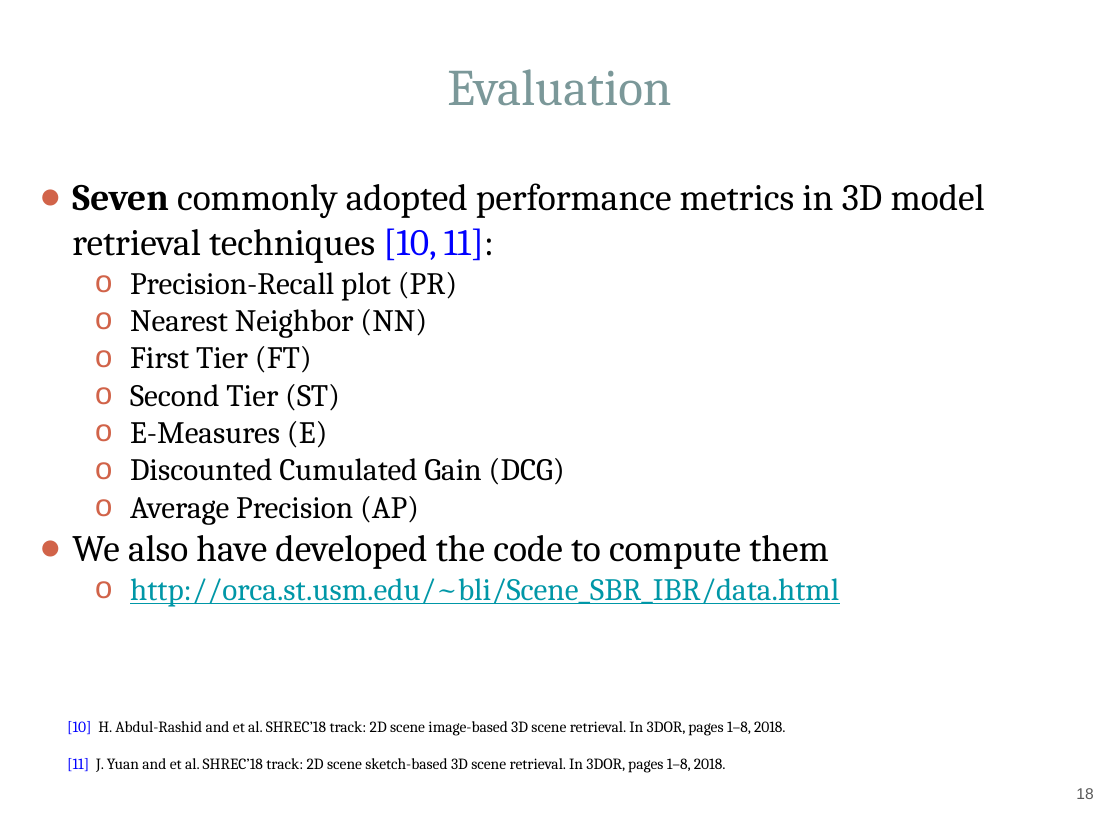
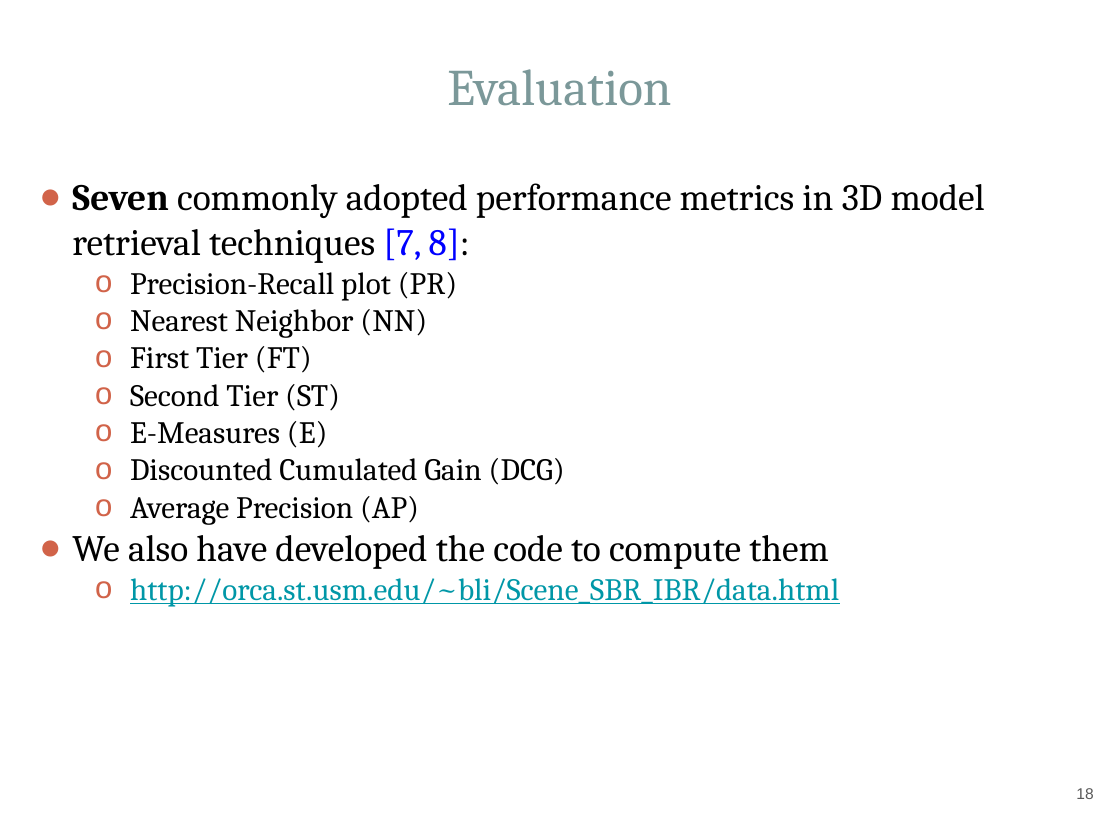
Before and after one commit to Hammania689/shrec_2019, a slide deck: slide 18 of mipr_slides/MIPR.pptx. Drawn at 1120x840 pixels with LibreOffice and Linux fonts; fonts in the diff are those of the drawing. Boxes give left, top, right and bottom in pixels: in the first picture for what was removed or moved away, otherwise in the second. Text is boxed around its words. In the diff, an @@ line names an element or a change of style, - is before the commit and + after.

```diff
--- a/mipr_slides/MIPR.pptx
+++ b/mipr_slides/MIPR.pptx
@@ text at (72,183,985,263): text changed @@
-● Seven commonly adopted performance metrics in 3D model retrieval techniques [10, 11]:
+● Seven commonly adopted performance metrics in 3D model retrieval techniques [7, 8]:
@@ text removed at (67,721,786,773) @@
-[10] H. Abdul-Rashid and et al. SHREC’18 track: 2D scene image-based 3D scene retrieval. In 3DOR, pages 1–8, 2018.
-[11] J. Yuan and et al. SHREC’18 track: 2D scene sketch-based 3D scene retrieval. In 3DOR, pages 1–8, 2018.
```
Also in this commit, not shown: 3 other slides changed, 3 other files.
